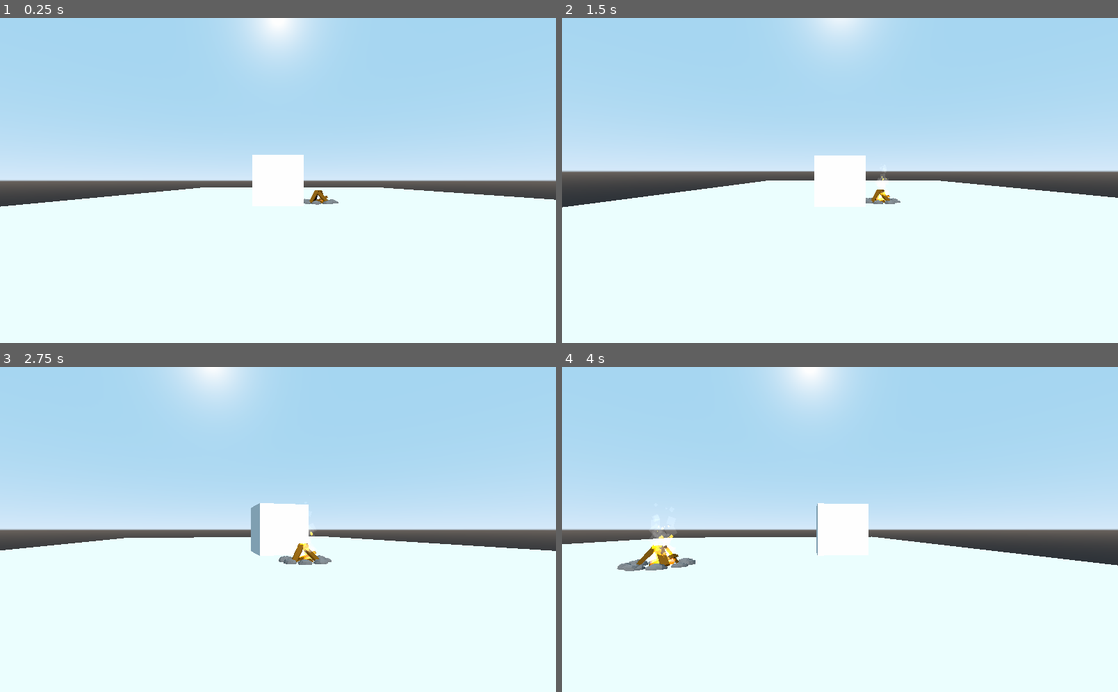
Above: before the commit, frames 1-4 (two rows, left to right).
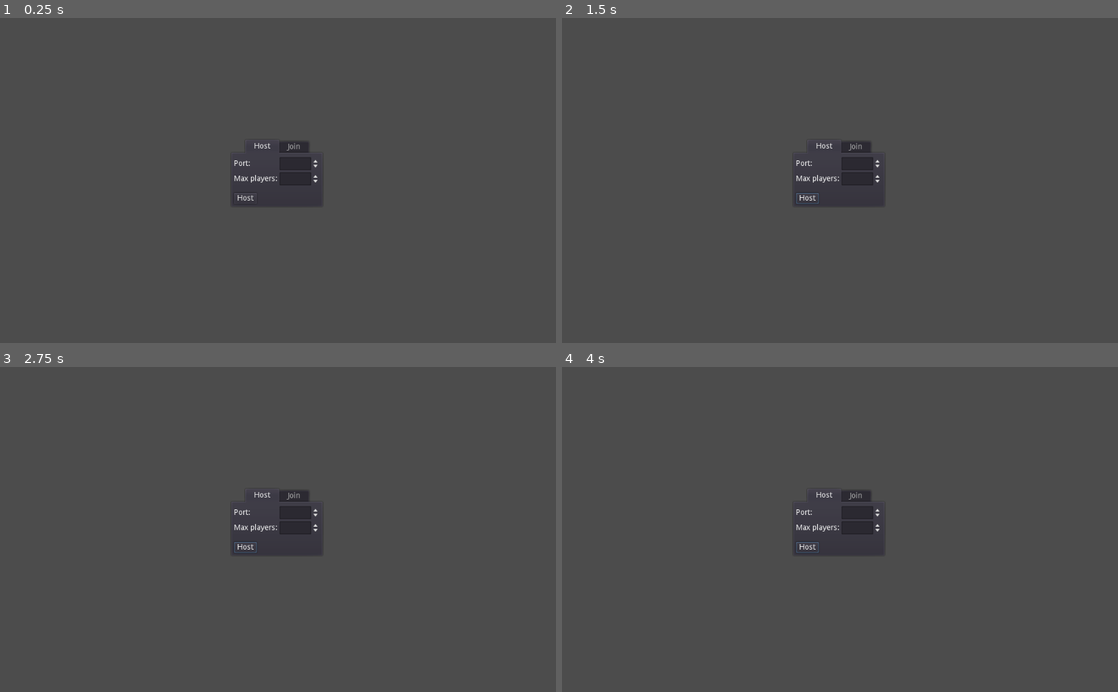
Above: after the commit, the same moments.

Repository: Zoriya/zoriya
Game: Godot game, scene res://UI/JoinHost.tscn
Same seed, same stepped clock (60 frames per second), same inputs: the game is played once before the commit and once after it. Before the commit the project starts from res://World/World.tscn.
Inputs (mouse positions are in pixels of both pictures, inside the frame that each line leads up to):
- Up to frame 1 (0.25 s): no input
- Up to frame 2 (1.5 s): click (806, 200) at 0.5 s, where only the run after the commit has a clickable "Host"; click (840, 183) at 1.25 s, where only the run after the commit has a clickable "Ok"
- Up to frame 3 (2.75 s): move the mouse to (305, 529) at 2.02 s; hold D (move_right) from 2.03 s (still down); hold W (move_front) from 2.03 s (still down)
- Up to frame 4 (4 s): move the mouse to (812, 529) at 2.77 s; release D (move_right) at 2.78 s; release W (move_front) at 2.78 s; hold S (move_back) 2.78-3.53 s; tap W (move_front) at 2.85 s; move the mouse to (851, 523) at 3.52 s; hold D (move_right) from 3.53 s (still down); hold W (move_front) from 3.53 s (still down)

The runs differ from the first frame. In frame 1, 97% of the frame differs, in the area x 0-100%, y 0-100%; in frame 2, 96%; in frame 3, 97%; in frame 4, 97%.

Commit message:
Implement basic menu for multiplayer

Diff:
--- /dev/null
+++ b/UI/ConnectionDialog.gd
@@ -0,0 +1,29 @@
+extends PopupDialog
+
+
+func _ready() -> void:
+	# warning-ignore:return_value_discarded
+	get_tree().connect("connection_failed", self, "show_connection_failed")
+
+
+func show_hosting_error() -> void:
+	$Container/Text.set_text("Unable to create server")
+	$Container/Button.set_text("Ok")
+	popup_centered()
+
+
+func show_connecting() -> void:
+	$Container/Text.set_text("Connecting to server...")
+	$Container/Button.set_text("Cancel")
+	popup_centered()
+
+
+func show_connection_failed() -> void:
+	$Container/Text.set_text("Connection failed")
+	$Container/Button.set_text("Ok")
+	popup_centered()
+
+
+func _close():
+	get_tree().set_network_peer(null)
+	hide()
--- /dev/null
+++ b/UI/JoinHost.gd
@@ -0,0 +1,29 @@
+extends Control
+
+
+func _ready() -> void:
+	# warning-ignore:return_value_discarded
+	get_tree().connect("connected_to_server", self, "_load_world")
+
+
+func _host() -> void:
+	var host: = NetworkedMultiplayerENet.new()
+	if host.create_server($Tabs/Host/Grid/Port.value, $Tabs/Host/Grid/MaxPlayers.value) == OK:
+		get_tree().set_network_peer(host)
+		_load_world()
+	else:
+		$ConnectionDialog.show_hosting_error()
+
+
+func _join() -> void:
+	var host: = NetworkedMultiplayerENet.new()
+	if host.create_client($Tabs/Join/Grid/Ip.text, $Tabs/Join/Grid/Port.value) == OK:
+		get_tree().set_network_peer(host)
+		$ConnectionDialog.show_connecting()
+	else:
+		$ConnectionDialog.show_connection_failed()
+
+
+func _load_world() -> void:
+	# warning-ignore:return_value_discarded
+	get_tree().change_scene("res://World/World.tscn")
--- /dev/null
+++ b/UI/JoinHost.tscn
@@ -0,0 +1,181 @@
+[gd_scene load_steps=3 format=2]
+
+[ext_resource path="res://UI/JoinHost.gd" type="Script" id=1]
+[ext_resource path="res://UI/ConnectionDialog.gd" type="Script" id=2]
+
+
+[node name="JoinHost" type="Control"]
+anchor_left = 0.5
+anchor_top = 0.5
+anchor_right = 0.5
+anchor_bottom = 0.5
+margin_left = -512.0
+margin_top = -301.0
+margin_right = 518.0
+margin_bottom = 299.0
+script = ExtResource( 1 )
+__meta__ = {
+"_edit_use_anchors_": false
+}
+
+[node name="Tabs" type="TabContainer" parent="."]
+anchor_left = 0.5
+anchor_top = 0.5
+anchor_right = 0.5
+anchor_bottom = 0.5
+margin_left = -88.0
+margin_top = -74.0
+margin_right = 78.0
+margin_bottom = 48.0
+__meta__ = {
+"_edit_use_anchors_": false
+}
+
+[node name="Host" type="VBoxContainer" parent="Tabs"]
+anchor_right = 1.0
+anchor_bottom = 1.0
+margin_left = 4.0
+margin_top = 32.0
+margin_right = -4.0
+margin_bottom = -4.0
+
+[node name="Grid" type="GridContainer" parent="Tabs/Host"]
+margin_right = 158.0
+margin_bottom = 52.0
+size_flags_vertical = 2
+columns = 2
+
+[node name="PortLabel" type="Label" parent="Tabs/Host/Grid"]
+margin_top = 5.0
+margin_right = 80.0
+margin_bottom = 19.0
+text = "Port:"
+
+[node name="Port" type="SpinBox" parent="Tabs/Host/Grid"]
+margin_left = 84.0
+margin_right = 158.0
+margin_bottom = 24.0
+max_value = 65535.0
+value = 10567.0
+
+[node name="MaxPlayersLabel" type="Label" parent="Tabs/Host/Grid"]
+margin_top = 33.0
+margin_right = 80.0
+margin_bottom = 47.0
+text = "Max players:"
+__meta__ = {
+"_edit_use_anchors_": false
+}
+
+[node name="MaxPlayers" type="SpinBox" parent="Tabs/Host/Grid"]
+margin_left = 84.0
+margin_top = 28.0
+margin_right = 158.0
+margin_bottom = 52.0
+value = 32.0
+__meta__ = {
+"_edit_use_anchors_": false
+}
+
+[node name="Host" type="Button" parent="Tabs/Host"]
+margin_top = 66.0
+margin_right = 42.0
+margin_bottom = 86.0
+size_flags_horizontal = 0
+text = "Host"
+__meta__ = {
+"_edit_use_anchors_": false
+}
+
+[node name="Join" type="VBoxContainer" parent="Tabs"]
+visible = false
+anchor_right = 1.0
+anchor_bottom = 1.0
+margin_left = 4.0
+margin_top = 32.0
+margin_right = -4.0
+margin_bottom = -4.0
+
+[node name="Grid" type="GridContainer" parent="Tabs/Join"]
+margin_right = 158.0
+margin_bottom = 70.0
+size_flags_vertical = 3
+columns = 2
+
+[node name="IpLabel" type="Label" parent="Tabs/Join/Grid"]
+margin_top = 5.0
+margin_right = 30.0
+margin_bottom = 19.0
+text = "IP:"
+
+[node name="Ip" type="LineEdit" parent="Tabs/Join/Grid"]
+margin_left = 34.0
+margin_right = 108.0
+margin_bottom = 24.0
+text = "127.0.0.1"
+expand_to_text_length = true
+
+[node name="PortLabel" type="Label" parent="Tabs/Join/Grid"]
+margin_top = 33.0
+margin_right = 30.0
+margin_bottom = 47.0
+text = "Port:"
+
+[node name="Port" type="SpinBox" parent="Tabs/Join/Grid"]
+margin_left = 34.0
+margin_top = 28.0
+margin_right = 108.0
+margin_bottom = 52.0
+max_value = 65535.0
+value = 10567.0
+
+[node name="Join" type="Button" parent="Tabs/Join"]
+margin_top = 74.0
+margin_right = 35.0
+margin_bottom = 94.0
+size_flags_horizontal = 0
+text = "Join"
+__meta__ = {
+"_edit_use_anchors_": false
+}
+
+[node name="ConnectionDialog" type="PopupDialog" parent="."]
+margin_right = 300.0
+margin_bottom = 99.9997
+popup_exclusive = true
+script = ExtResource( 2 )
+__meta__ = {
+"_edit_use_anchors_": false
+}
+
+[node name="Container" type="VBoxContainer" parent="ConnectionDialog"]
+anchor_right = 1.0
+anchor_bottom = 1.0
+alignment = 1
+__meta__ = {
+"_edit_use_anchors_": false
+}
+
+[node name="Text" type="Label" parent="ConnectionDialog/Container"]
+margin_left = 92.0
+margin_top = 30.0
+margin_right = 206.0
+margin_bottom = 44.0
+size_flags_horizontal = 4
+text = "123123asdasdasd"
+__meta__ = {
+"_edit_use_anchors_": false
+}
+
+[node name="Button" type="Button" parent="ConnectionDialog/Container"]
+margin_left = 143.0
+margin_top = 48.0
+margin_right = 155.0
+margin_bottom = 68.0
+size_flags_horizontal = 4
+__meta__ = {
+"_edit_use_anchors_": false
+}
+[connection signal="pressed" from="Tabs/Host/Host" to="." method="_host"]
+[connection signal="pressed" from="Tabs/Join/Join" to="." method="_join"]
+[connection signal="pressed" from="ConnectionDialog/Container/Button" to="ConnectionDialog" method="_close"]
--- a/project.godot
+++ b/project.godot
@@ -16,7 +16,7 @@
 [application]
 
 config/name="Zoriya"
-run/main_scene="res://World/World.tscn"
+run/main_scene="res://UI/JoinHost.tscn"
 config/icon="res://Icon.png"
 
 [input]
Not shown, changed: .gitignore
